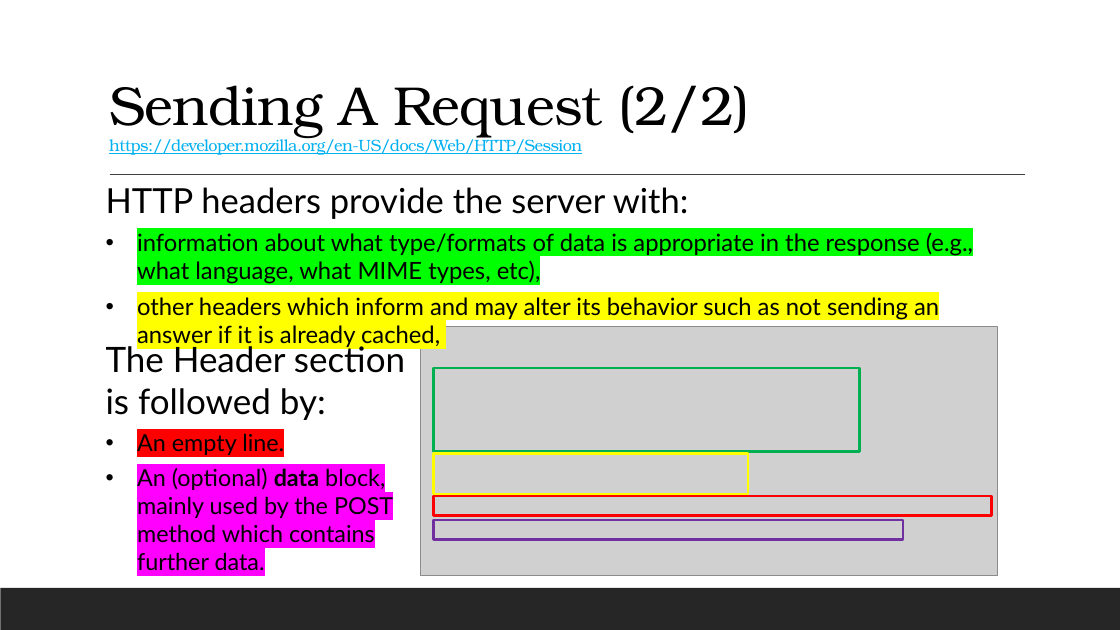
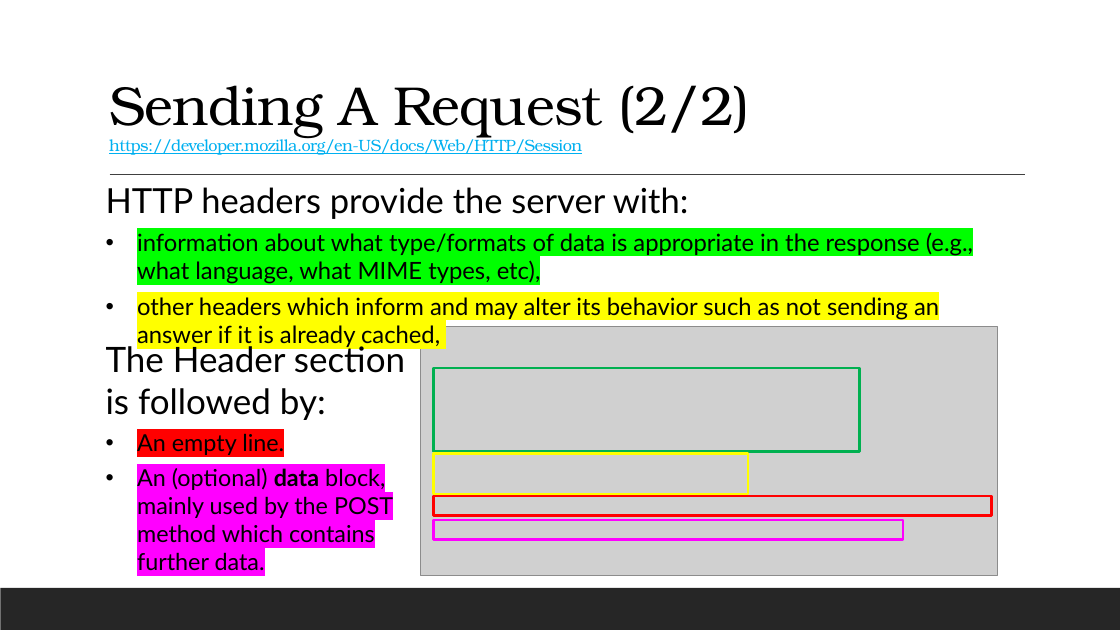
Before and after one commit to 12062021-dynamics365-uta/12062021-batch-repo, a slide deck: slide 11 of pdfs/w4/D13_.NET_HTTPRequestLifeCycle.pptx. Drawn at 1120x630 pixels with LibreOffice and Linux fonts; fonts in the diff are those of the drawing; grey boxes stand for pictures. Boxes give left, top, right and bottom in pixels: in the first picture for what was removed or moved away, otherwise in the second. Text is boxed around its words. In the diff, an @@ line names an element or a change of style, - is before the commit and + after.

```diff
--- a/pdfs/w4/D13_.NET_HTTPRequestLifeCycle.pptx
+++ b/pdfs/w4/D13_.NET_HTTPRequestLifeCycle.pptx
@@ rectangle at <box>434,520,903,539</box>: outline #7030A0 2 pt to #FF00FF 2 pt @@
```
Also in this commit, not shown: 6 other slides changed, 4 other files.
